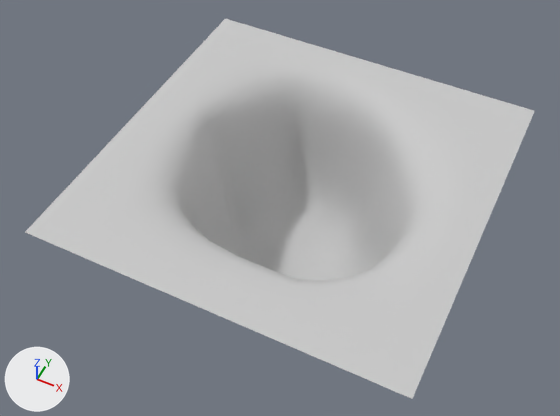
The FBX model PixelChallenge18/Assets/Assets3D/TileTrou.FBX, before and after one commit.
The view is the same before and after, from a 50 mm camera at (0.0404, -0.0863, 0.1029) aimed at (-0.004, 0.0024, -0.008). Lighting does not change. The marker at lower left points along +X, +Y and +Z. Where no turn or scale is listed for an object, it has been applied to the vertices.

Names of what the first picture shows: 'Tile_Trou'.
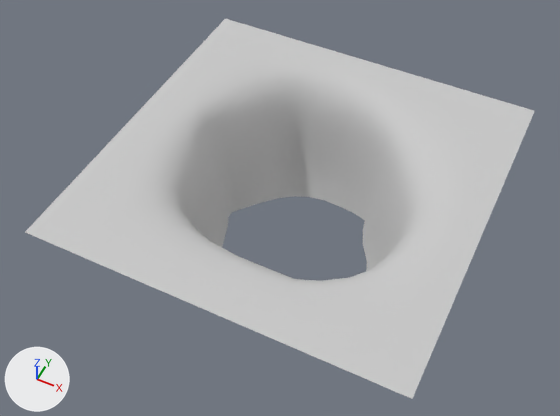
Pixel boxes [x1, y1, x2, y2] of what changed, in the pictures (560 x 416 px):
part 1 of me_mesh, deleted: before [222, 196, 367, 281]

Edits to the bpy script that builds the scene:
```text
Change me_mesh:
    used by ob_tile_trou; location = (0.0, 0.0017, 0.0056)
    remove me_mesh.from_pydata(...)  # 440 vertices, 417 faces; spans x -0.0335..0.0335, y -0.0335..0.0335, z -0.0316..0.0001
    add me_mesh.from_pydata(...)  # 372 vertices, 335 faces; spans x -0.0335..0.0335, y -0.0335..0.0335, z -0.0263..0.0001
    me_mesh part 1
    68 vertices are removed from x -0.0163..0.0134, y -0.0139..0.0142, z -0.0316..-0.025
    82 faces are deleted
```
